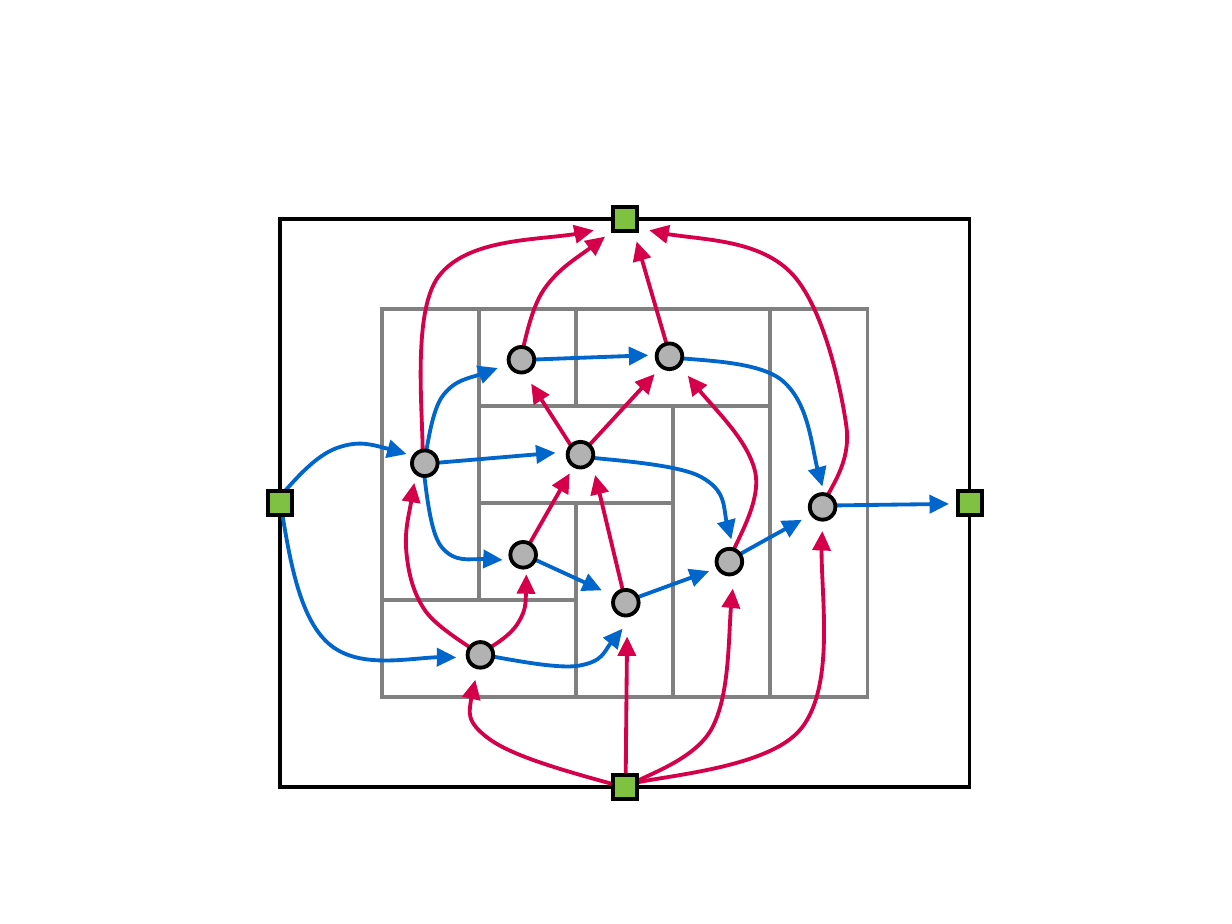
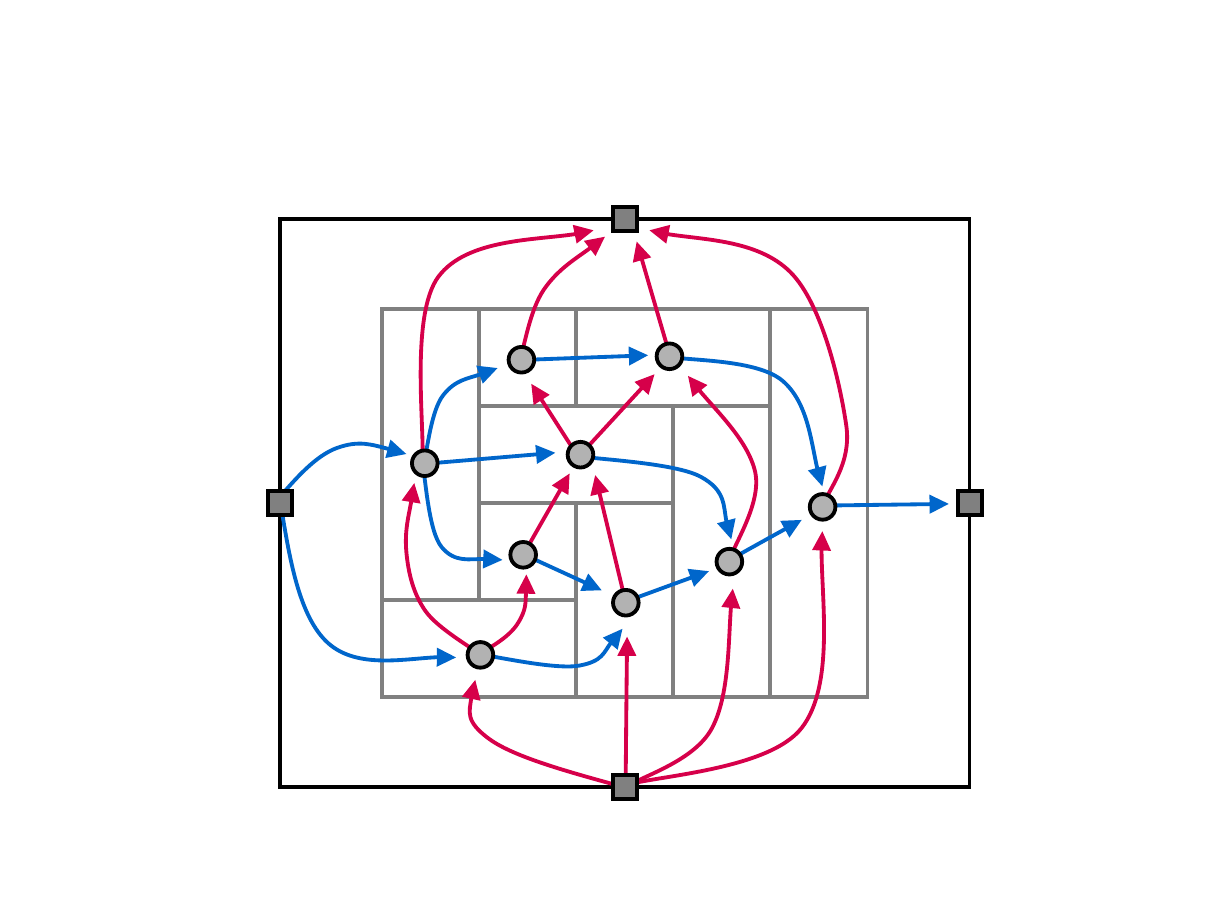
Before and after one commit to SanderBeekhuis/area-universal-duals, a slide deck: slide 16 of midtermtalk/talk3.pptx (slide 14 before the commit). Drawn at 1232x924 pixels with LibreOffice and Linux fonts; fonts in the diff are those of the drawing; background and template pictures are left out. Boxes give left, top, right and bottom in pixels: in the first picture for what was removed or moved away, otherwise in the second. Text is boxed around its words. In the diff, an @@ line names an element or a change of style, - is before the commit and + after.

```diff
--- a/midtermtalk/talk3.pptx
+++ b/midtermtalk/talk3.pptx
@@ fill #7FC241 to #808080 in 4 elements at [957,492,981,515], [614,207,637,230], [614,775,637,798], [269,492,292,515] @@
```
Also in this commit, not shown: 2 other slides changed, 6 slides added, 1 other file.
